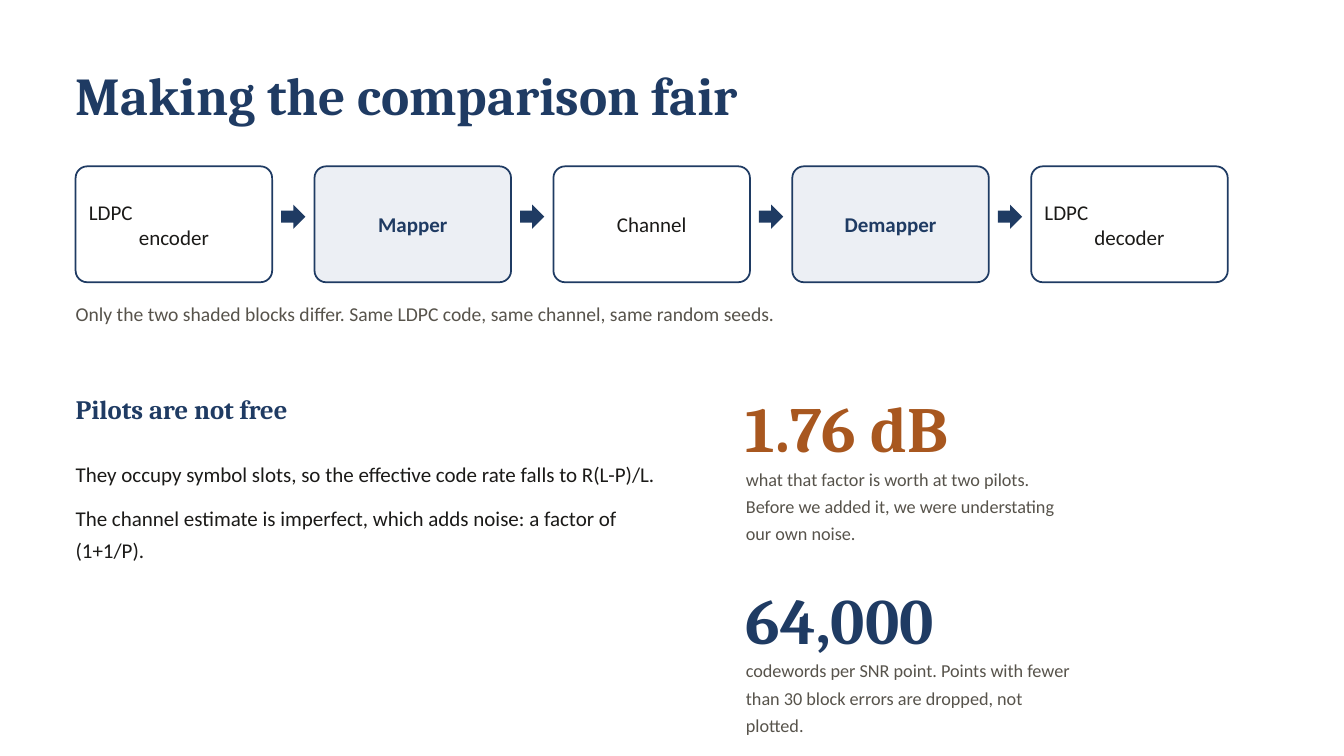
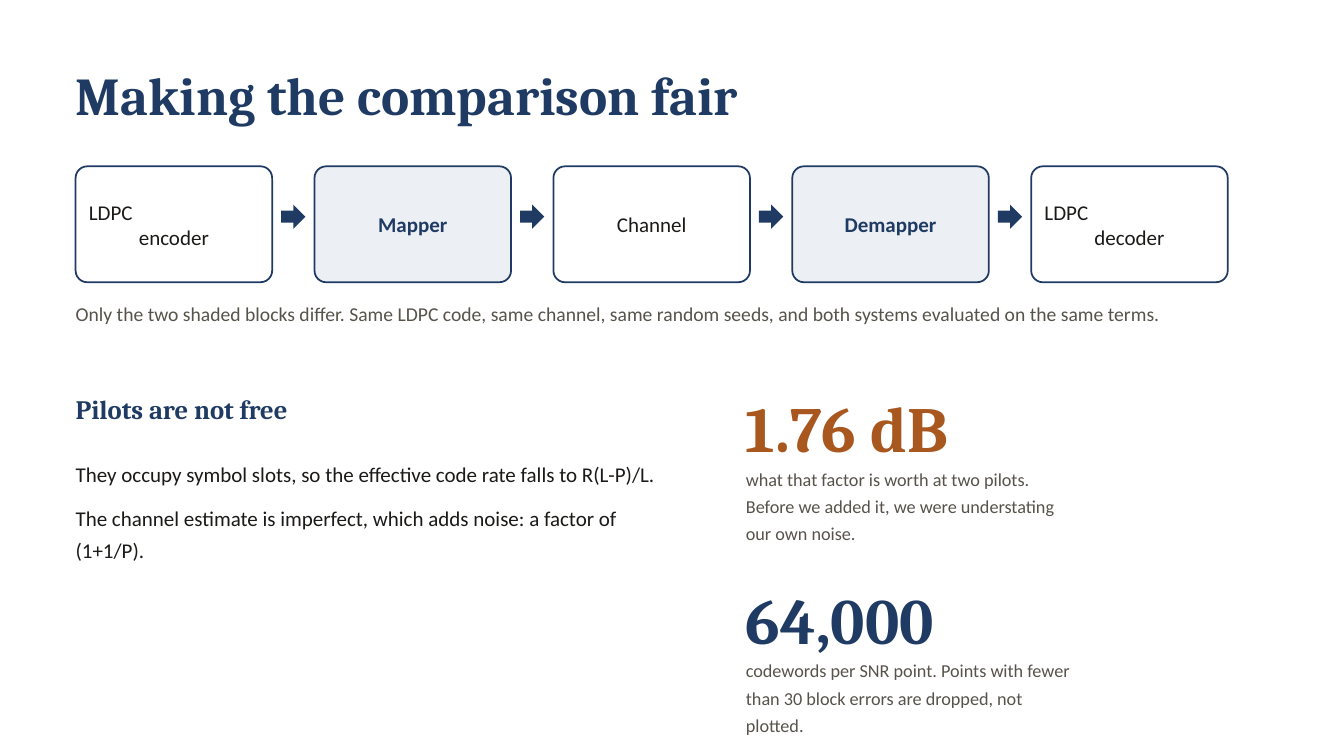
Before and after one commit to MaoYuxingy/AI-Native-Transceiver-Design-for-Next-Generation-Wireless-Networks, a slide deck: slide 3 of video_slides.pptx. Drawn at 1344x756 pixels with LibreOffice and Linux fonts; fonts in the diff are those of the drawing. Boxes give left, top, right and bottom in pixels: in the first picture for what was removed or moved away, otherwise in the second. Text is boxed around its words. In the diff, an @@ line names an element or a change of style, - is before the commit and + after.

```diff
--- a/video_slides.pptx
+++ b/video_slides.pptx
@@ text at <box>76,307,1159,324</box>: text changed @@
-Only the two shaded blocks differ. Same LDPC code, same channel, same random seeds.
+Only the two shaded blocks differ. Same LDPC code, same channel, same random seeds, and both systems evaluated on the same terms.
```
Also in this commit, not shown: 7 other slides changed, 2 other files.
